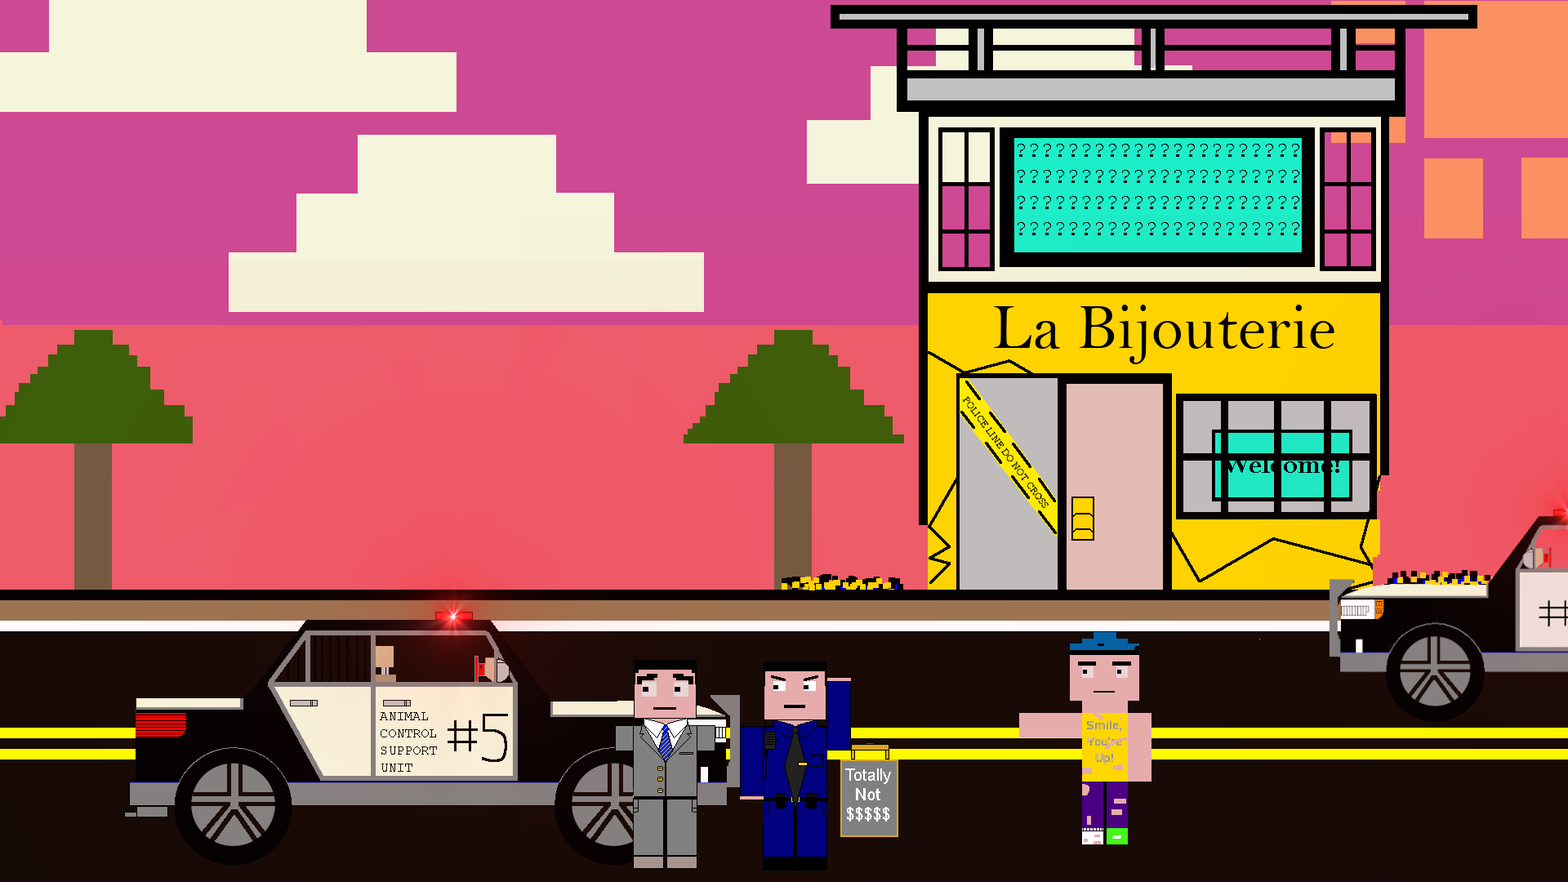
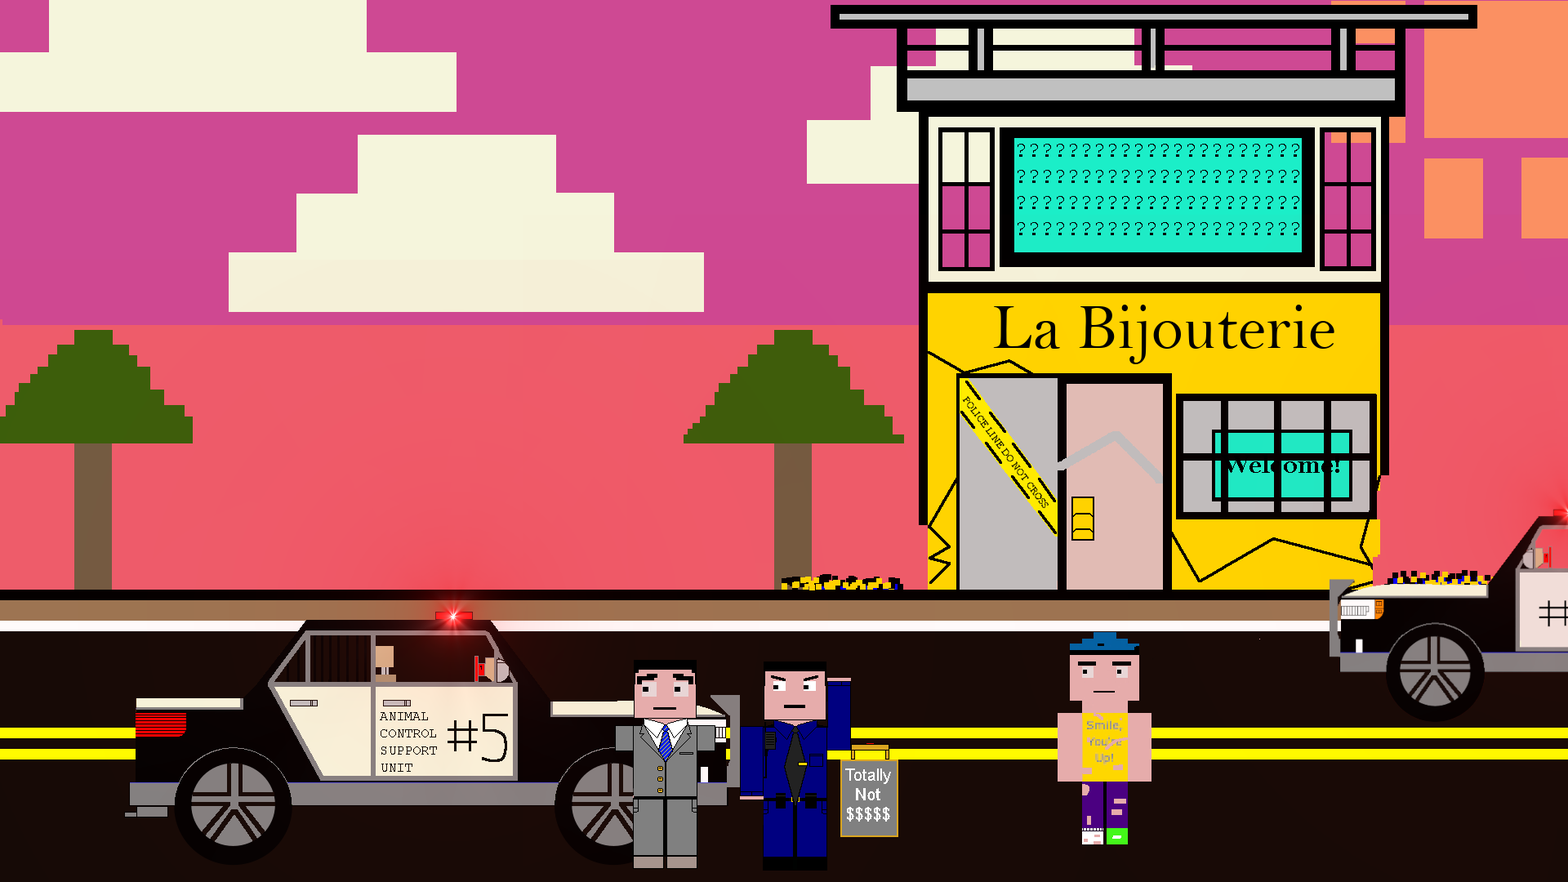
Before/after of a 1568×882 layered artwork. What changed in the layer stack:
removed layer "arm" over <box>1019,712,1083,739</box>
added layer "arm copy" above "Temporary Arm Cover" over <box>1056,712,1083,782</box>
added layer "Background copy #8" above "Background copy #7" over <box>1019,431,1163,782</box>
hid "Background copy #7" over <box>1019,431,1163,782</box>